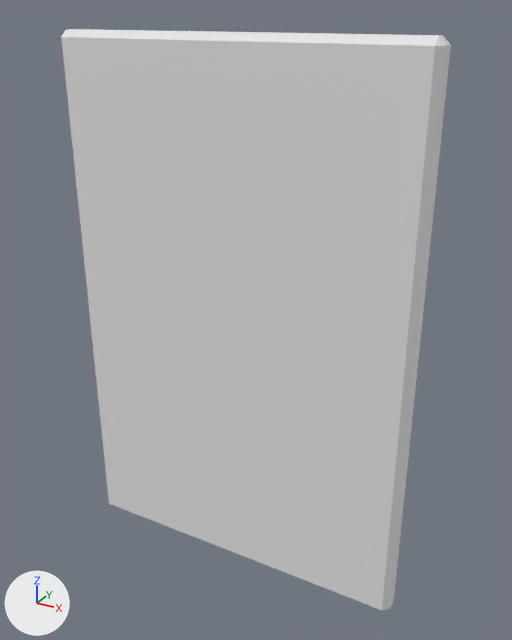
The FBX model TBTG/Assets/Meshes/Plane.fbx as it was, and as the next commit left it.
Camera for both pictures: a 50 mm camera at (2.68, -4.51, 6.65) aimed at (0.13, 0.11, 4.33). Every picture has the same lights, and +X, +Y and +Z are marked at lower left.
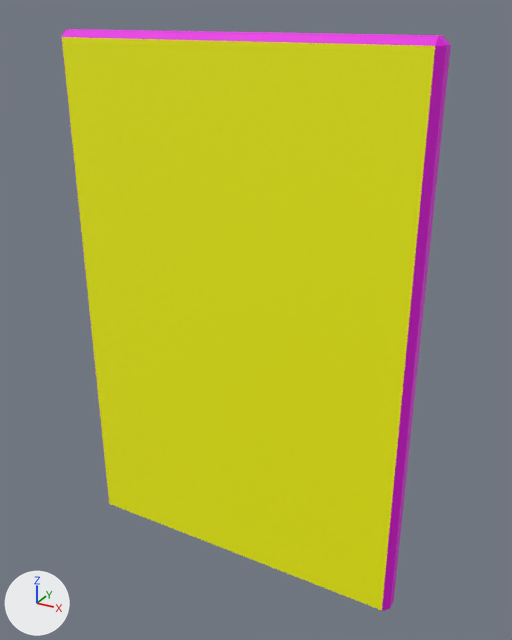
Location of each change, [x1, y1, x2, y2] in pixels of the pictures (512 x 640 px):
part 1 of me_cube_001, recoloured (grey to yellow): [62, 37, 435, 610] in both
part 2 of me_cube_001, recoloured (grey to pink): [61, 29, 451, 611] in both

The edits, one by one:
Material 'Material.001' (mat_material_001) is new.
Its base color is (0.974, 1.0, 0.0) (yellow #fcff00).
Material 'Material.002' (mat_material_002) is new.
Its base color is (0.0, 1.0, 0.965) (cyan #00fffb).
Material 'Material.003' (mat_material_003) is new.
Its base color is (0.801, 0.0, 0.761) (pink #e700e2).
me_cube_001 has 24 vertices, 26 faces and spans x -1.5..1.5, y -0.1..0.1, z -2.25..2.25.
me_cube_001 is used by ob_cube_001; location (0.0, 0.0, 4.25).
me_cube_001 part 1: the 1 face centred in x 0.0, y -0.1, z 0.0 switches from no material to mat_material_001 (yellow #fcff00).
me_cube_001 part 2: all 24 faces centred in x -1.5..1.5, y -0.07..0.07, z -2.25..2.25 switch from no material to mat_material_003 (pink #e700e2).
me_cube_001 now uses material mat_material_001 (yellow #fcff00).
me_cube_001 now uses material mat_material_002 (cyan #00fffb).
